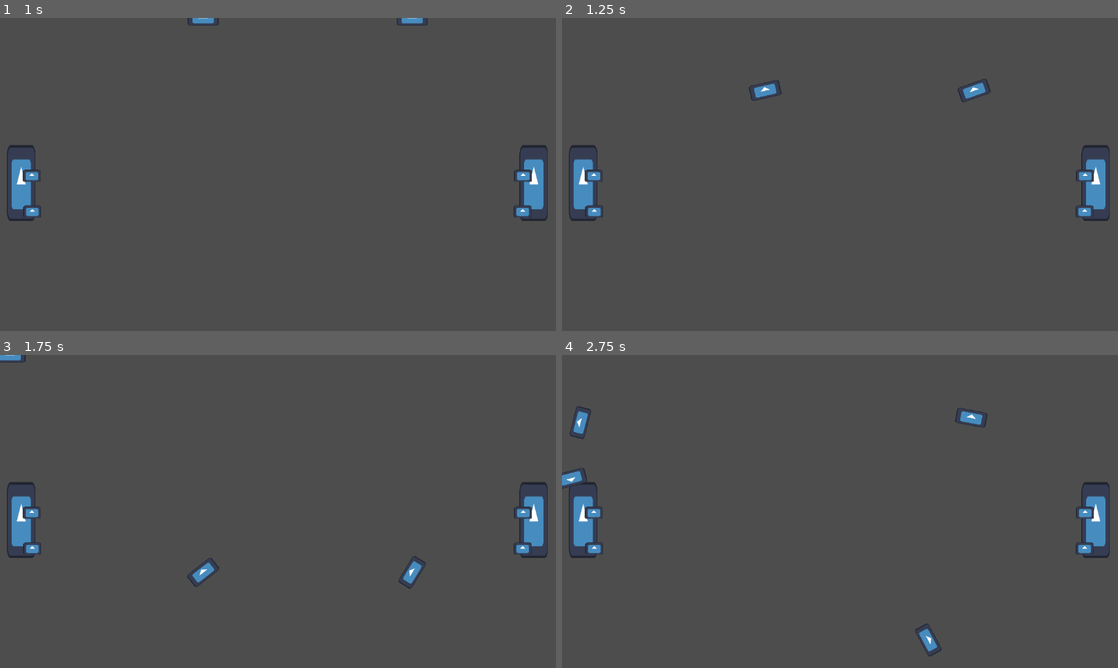
Above: before the commit, frames 1-4 (two rows, left to right).
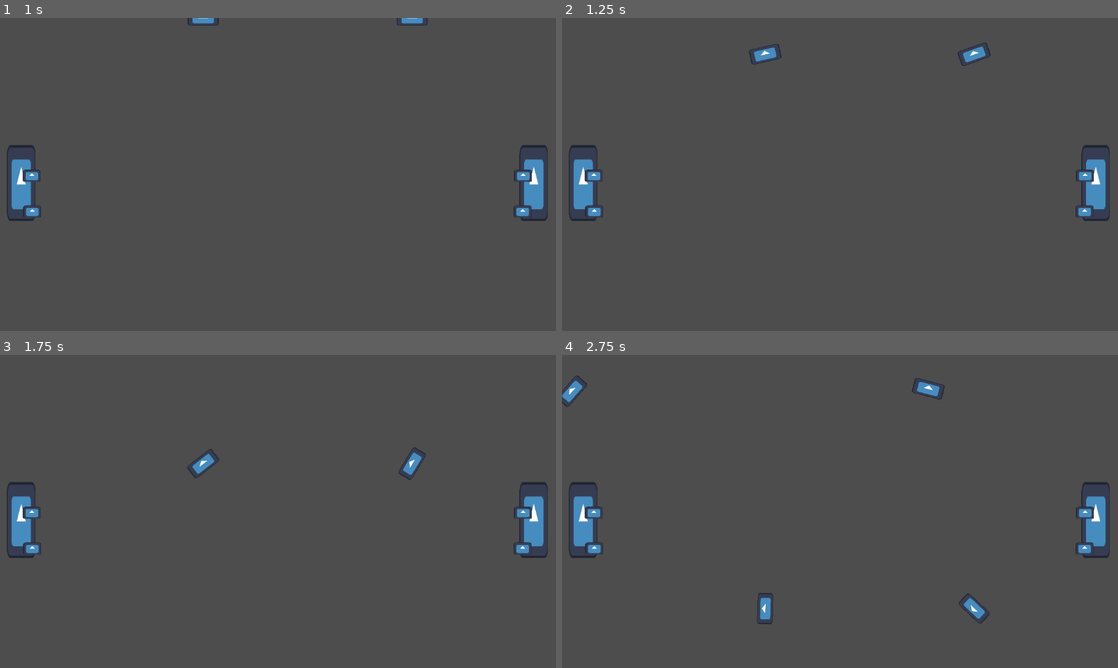
Above: after the commit, the same moments.

Repository: ProphecyOak/BrickBender
Game: Godot game, scene res://Views/battle.tscn
Two runs of this game, one before a commit and one after it. Both use one fixed random seed, a clock stepped at 60 frames per second and the inputs below. The engine's default icon, where the game draws it, is replaced by a stand-in: a white triangle on a blue panel in a dark square.
Inputs:
- Up to frame 1 (1 s): tap Enter at 0.5 s
- Up to frame 2 (1.25 s): no input
- Up to frame 3 (1.75 s): no input
- Up to frame 4 (2.75 s): no input

Frame 1 is identical in both runs. In frame 2, 0.7% of the frame differs, in the area x 33-78%, y 7-27%; in frame 3, 0.8%; in frame 4, 1.4%, in the area x 0-77%, y 6-97%.

Commit message:
FLYING KICKAPOW

Diff:
--- a/Components/Brick Spawner/Spawner.gd
+++ b/Components/Brick Spawner/Spawner.gd
@@ -12,8 +12,6 @@
 	$SpawnTimer.start(next_spawnTime)
 	#spawnTimer.start(next_spawnTime)
 	spawnReady = 0
-	print("Started first timer")
-
 
 # Called every frame. 'delta' is the elapsed time since the previous frame.
 func _process(delta):
@@ -26,9 +24,7 @@
 
 
 func _on_spawn_timer_timeout():
-	print("New Brick")
 	next_spawnTime = randf_range(.7,1.2) * 1/spawnSpeed
-	print(next_spawnTime)
 	$SpawnTimer.start(next_spawnTime)
 	#sets position for new brick instance
 	var xPos: int = randf_range(0, 500)
--- a/Components/Brick/brick.gd
+++ b/Components/Brick/brick.gd
@@ -1,8 +1,12 @@
-extends StaticBody2D
+extends Node2D
+class_name Brick
 
 # Variables to control rotation... 1 for clockwise, -1 for counterclockwise
 var rotation_speed: float = 0.0
 var rotation_direction: float = 1
+var horizontalSpeed: float = 0
+var fallSpeed: float = 5
+var shot: bool = false
 
 func _ready():
 	# Set random rotation speed and direction
@@ -14,5 +18,10 @@
 		rotation_direction = -1
 
 func _physics_process(_delta):
-	move_and_collide(Vector2(0, 10))
+	position += (Vector2(horizontalSpeed, fallSpeed))
 	rotation += rotation_direction * rotation_speed
+
+func shoot(player: PlayerCharacter):
+	shot = true
+	horizontalSpeed = player.scale.x * 10
+	fallSpeed = 0
--- a/Components/Brick/brick.tscn
+++ b/Components/Brick/brick.tscn
@@ -10,7 +10,7 @@
 radius = 29.0
 height = 120.0
 
-[node name="Brick" type="StaticBody2D"]
+[node name="Brick" type="Node2D"]
 scale = Vector2(0.5, 0.5)
 script = ExtResource("1_1skka")
 
@@ -19,10 +19,16 @@
 texture = ExtResource("1_4qqox")
 
 [node name="Hurtbox" type="Area2D" parent="."]
+collision_layer = 2
+collision_mask = 4
 
 [node name="CollisionShape2D" type="CollisionShape2D" parent="Hurtbox"]
 shape = SubResource("RectangleShape2D_0q1gr")
 
-[node name="HitBox" type="CollisionShape2D" parent="."]
+[node name="Hitbox" type="Area2D" parent="."]
+collision_layer = 4
+collision_mask = 2
+
+[node name="CollisionShape2D" type="CollisionShape2D" parent="Hitbox"]
 rotation = 1.5708
 shape = SubResource("CapsuleShape2D_qodfq")
--- a/Components/Player Container/player_container.tscn
+++ b/Components/Player Container/player_container.tscn
@@ -11,3 +11,4 @@
 position = Vector2(44, 342)
 
 [node name="Spawner" parent="." instance=ExtResource("3_fh032")]
+spawnSpeed = 0.5
--- a/Components/Player/player.gd
+++ b/Components/Player/player.gd
@@ -1,11 +1,13 @@
-extends StaticBody2D
+extends Node2D
 class_name PlayerCharacter
 
 @onready var deviceNum: int = get_parent().deviceNum
 var speed: float = 3
 var playerControlled: bool = false
+var punching: bool = false
+@onready var fistBox: Area2D = $Fist/HitBox
 var kicking: bool = false
-var punching: bool = false
+@onready var footBox: Area2D = $Foot/HitBox
 
 func _ready():
 	PlayerManager.players[deviceNum] = self
@@ -31,14 +33,23 @@
 	punching = true
 	#print("Punch")
 	$Fist.position.x += 10
+	for brickBox: Area2D in fistBox.get_overlapping_areas():
+		(brickBox.get_parent() as Brick).shoot(self)
 	await get_tree().create_timer(.1).timeout
 	$Fist.position.x -= 10
 	punching = false
 
 func kick():
 	if kicking == true: return
+	kicking = true
 	#print("Kick")
 	$Foot.position.x += 10
+	for brickBox: Area2D in footBox.get_overlapping_areas():
+		(brickBox.get_parent() as Brick).shoot(self)
 	await get_tree().create_timer(.1).timeout
 	$Foot.position.x -= 10
-	pass
+	kicking = false
+
+
+func hitByBrick(area):
+	(area.get_parent() as Brick).queue_free()
--- a/Components/Player/player.tscn
+++ b/Components/Player/player.tscn
@@ -3,22 +3,19 @@
 [ext_resource type="Script" path="res://Components/Player/player.gd" id="1_813ld"]
 [ext_resource type="Texture2D" uid="uid://c8107w5cacaxo" path="res://Assets/icon.svg" id="1_f7eq7"]
 
+[sub_resource type="RectangleShape2D" id="RectangleShape2D_kdb7r"]
+size = Vector2(321.351, 304.64)
+
 [sub_resource type="CapsuleShape2D" id="CapsuleShape2D_w0hfb"]
 radius = 27.0
 height = 152.0
 
-[sub_resource type="RectangleShape2D" id="RectangleShape2D_kdb7r"]
-size = Vector2(103.405, 168.96)
-
-[node name="Player" type="StaticBody2D"]
+[node name="Player" type="Node2D"]
 script = ExtResource("1_813ld")
 
 [node name="Icon" type="Sprite2D" parent="."]
 scale = Vector2(0.460938, 1.22656)
 texture = ExtResource("1_f7eq7")
-
-[node name="CollisionShape2D" type="CollisionShape2D" parent="."]
-shape = SubResource("CapsuleShape2D_w0hfb")
 
 [node name="Fist" type="Sprite2D" parent="."]
 position = Vector2(22, -15)
@@ -26,9 +23,11 @@
 texture = ExtResource("1_f7eq7")
 
 [node name="HitBox" type="Area2D" parent="Fist"]
+collision_layer = 4
+collision_mask = 2
 
 [node name="CollisionShape2D" type="CollisionShape2D" parent="Fist/HitBox"]
-position = Vector2(41.703, 0)
+position = Vector2(150, -67.84)
 shape = SubResource("RectangleShape2D_kdb7r")
 
 [node name="Foot" type="Sprite2D" parent="."]
@@ -38,7 +37,18 @@
 
 [node name="HitBox" type="Area2D" parent="Foot"]
 position = Vector2(-3.459, 0)
+collision_layer = 4
+collision_mask = 2
 
 [node name="CollisionShape2D" type="CollisionShape2D" parent="Foot/HitBox"]
-position = Vector2(41.703, 0)
+position = Vector2(150, 0)
 shape = SubResource("RectangleShape2D_kdb7r")
+
+[node name="HurtBox" type="Area2D" parent="."]
+collision_layer = 4
+collision_mask = 2
+
+[node name="CollisionShape2D" type="CollisionShape2D" parent="HurtBox"]
+shape = SubResource("CapsuleShape2D_w0hfb")
+
+[connection signal="area_entered" from="HurtBox" to="." method="hitByBrick"]
--- a/project.godot
+++ b/project.godot
@@ -53,6 +53,12 @@
 ]
 }
 
+[layer_names]
+
+2d_physics/layer_1="Layer 1"
+2d_physics/layer_2="Brick Attacks"
+2d_physics/layer_3="Player Attacks"
+
 [rendering]
 
 renderer/rendering_method="gl_compatibility"
